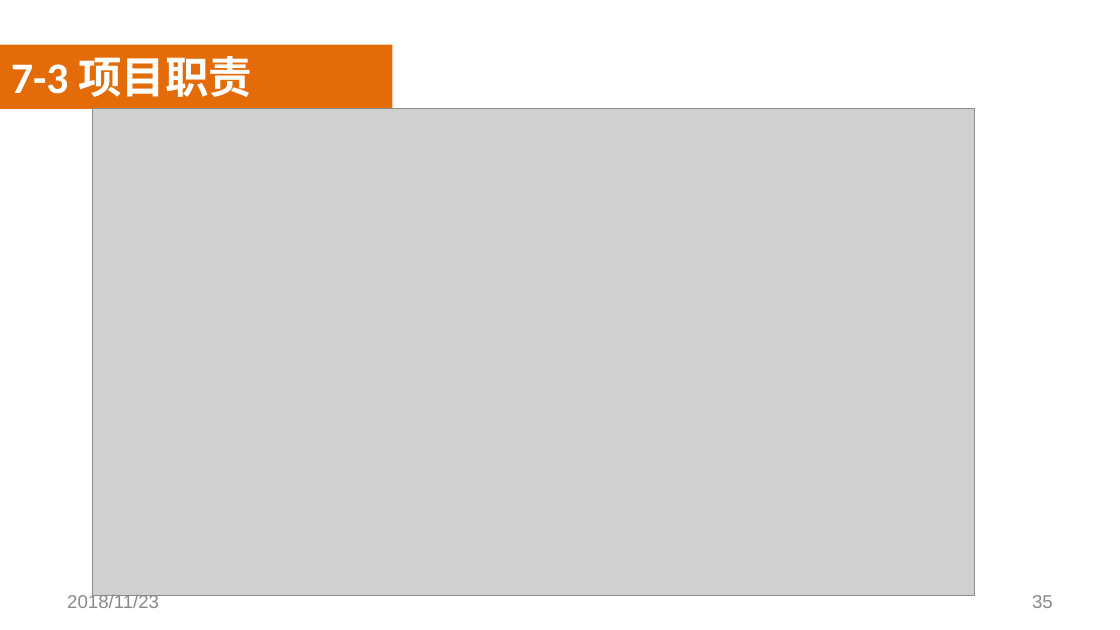
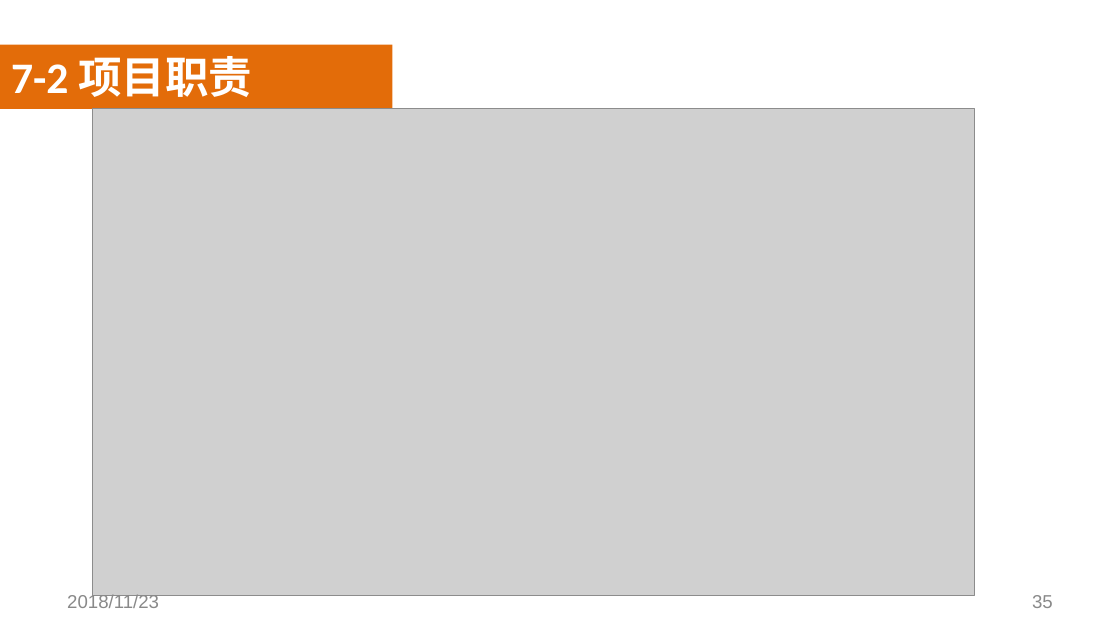
Before and after one commit to SoftwareRequirtmentsG02/Document, a slide deck: slide 35 of 案例教学系统/受控文档/分析设计/PPT/PRD2018-G02-需求工程PPT(III).pptx. Drawn at 1120x630 pixels with LibreOffice and Linux fonts; fonts in the diff are those of the drawing; grey boxes stand for pictures; background and template pictures are left out. Boxes give left, top, right and bottom in pixels: in the first picture for what was removed or moved away, otherwise in the second. Text is boxed around its words. In the diff, an @@ line names an element or a change of style, - is before the commit and + after.

```diff
--- a/案例教学系统/受控文档/分析设计/PPT/PRD2018-G02-需求工程PPT(III).pptx
+++ b/案例教学系统/受控文档/分析设计/PPT/PRD2018-G02-需求工程PPT(III).pptx
@@ text at (x1=11, y1=56, x2=252, y2=97): text changed @@
-7-3 项目职责
+7-2 项目职责
```
Also in this commit, not shown: 8 other slides changed, 2 slides added, 2 slides removed, 2 other files.
